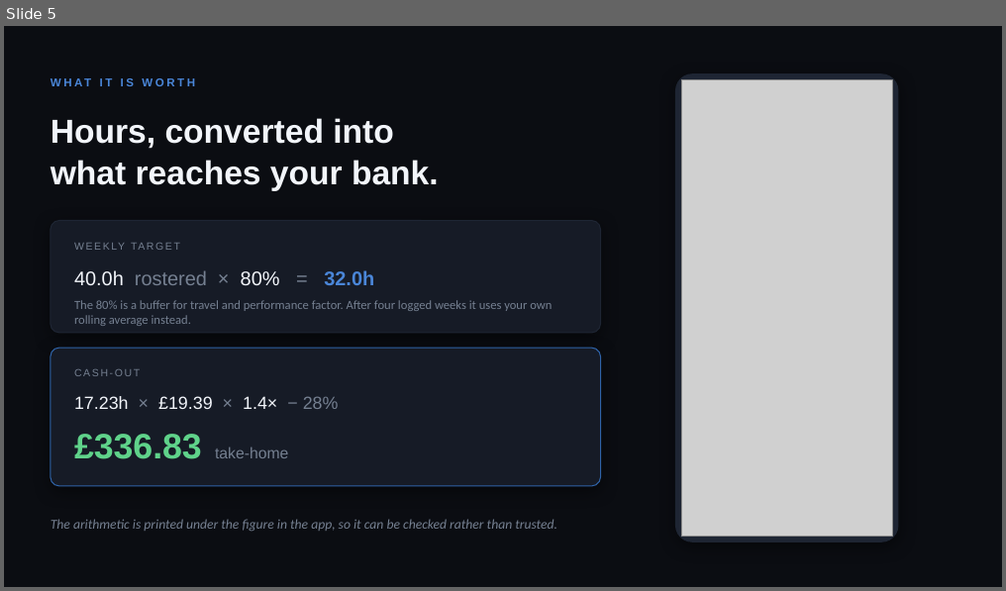
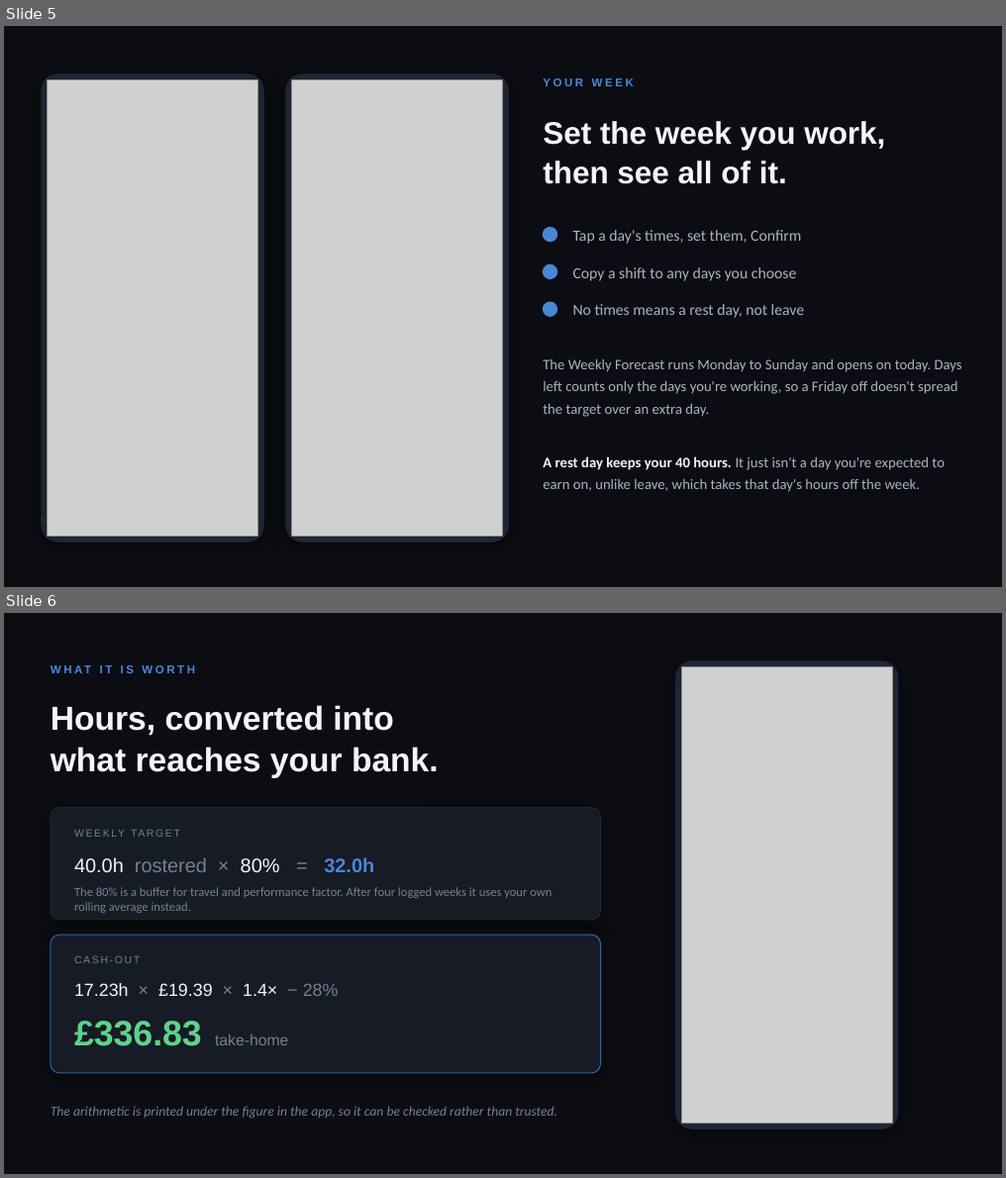
Before and after one commit to belacorg/CTAPTracker, a slide deck: docs/presentation/CTAP-Tracker.pptx. Shown one above the other, each under a label of ours: slide 5 before the commit, slides 5 and 6 after it. The pictures are 1006x591 and 1006x1178 pixels, drawn with LibreOffice and Linux fonts; fonts in the diff are those of the drawing; grey boxes stand for pictures. Boxes give left, top, right and bottom in pixels: in the first picture for what was removed or moved away, otherwise in the second. Text is boxed around its words. In the diff, an @@ line names an element or a change of style, - is before the commit and + after.

```diff
--- a/docs/presentation/CTAP-Tracker.pptx
+++ b/docs/presentation/CTAP-Tracker.pptx
@@ slide 5 added at <box>4,26,1002,587</box>, background #0B0D12 @@
@@ rounded rectangle added at <box>42,75,263,543</box>, fill #1E2533, outline #1E2533 1 pt @@
@@ picture added at <box>47,79,257,537</box> @@
@@ rounded rectangle added at <box>286,75,509,543</box>, fill #1E2533, outline #1E2533 1 pt @@
@@ picture added at <box>291,79,503,537</box> @@
@@ text added at <box>543,78,634,86</box>, 11 pt, text #4A86D8, bold @@
+YOUR WEEK
@@ text added at <box>543,121,885,184</box>, 30 pt, text #F2F5FA, bold @@
+Set the week you work,
+then see all of it.
@@ ellipse added at <box>543,227,557,242</box>, fill #4A86D8, outline #4A86D8 1 pt @@
@@ text added at <box>573,230,801,244</box>, 15 pt, text #A8B2C4 @@
+Tap a day's times, set them, Confirm
@@ ellipse added at <box>543,265,557,279</box>, fill #4A86D8, outline #4A86D8 1 pt @@
@@ text added at <box>573,268,796,281</box>, 15 pt, text #A8B2C4 @@
+Copy a shift to any days you choose
@@ ellipse added at <box>543,302,557,316</box>, fill #4A86D8, outline #4A86D8 1 pt @@
@@ text added at <box>573,304,804,318</box>, 15 pt, text #A8B2C4 @@
+No times means a rest day, not leave
@@ text added at <box>543,360,962,417</box>, 14 pt, text #A8B2C4 @@
+The Weekly Forecast runs Monday to Sunday and opens on today. Days left counts only the days you're working, so a Friday off doesn't spread the target over an extra day.
@@ text added at <box>543,457,944,492</box>, 14 pt, text #A8B2C4 @@
+A rest day keeps your 40 hours. It just isn't a day you're expected to earn on, unlike leave, which takes that day's hours off the week.
@@ what was slide 5 is now slide 6 @@
```
Also in this commit, not shown: 2 slides changed.
